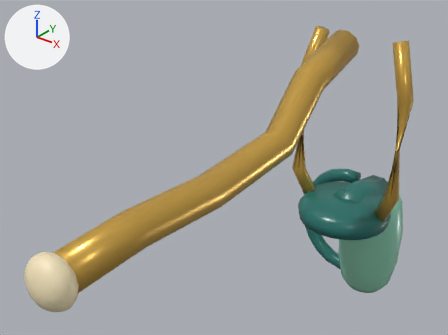
Two versions of the FBX model EvolutionShop/Assets/EvolutionShop/Resources/Art/RedesignKit/Siphon.fbx, one commit apart.
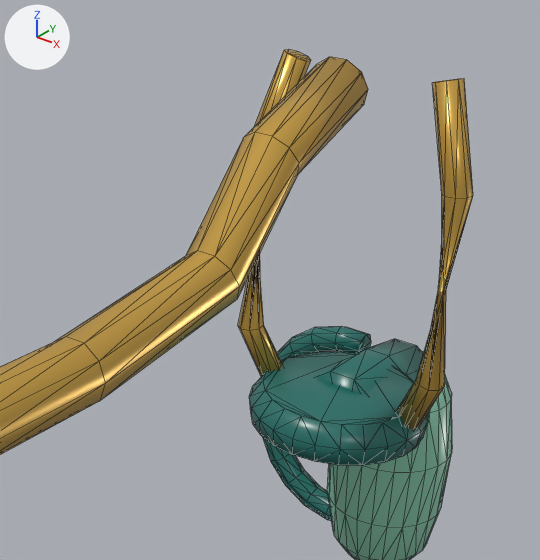
There are two pictures of each version: one whole from a 50 mm camera at (0.326, -0.688, 0.319) aimed at (-0.071, -0.192, 0.011), one close up on the part from 38% to 100% of the width and 0% to 86% of the height. Every picture has the same lights, and +X, +Y and +Z are marked at upper left. The last two pictures show the newer version. The close-ups show mesh edges as thin lines. Where no turn or scale is listed for an object, it has been applied to the vertices.

Names of what the first close-up shows: 'Siphon_Visual'.
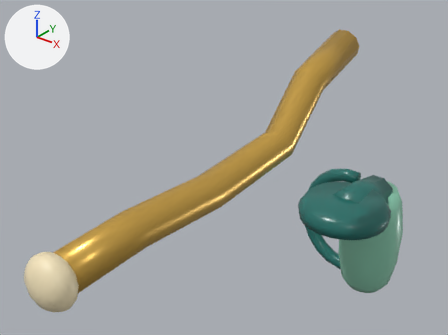
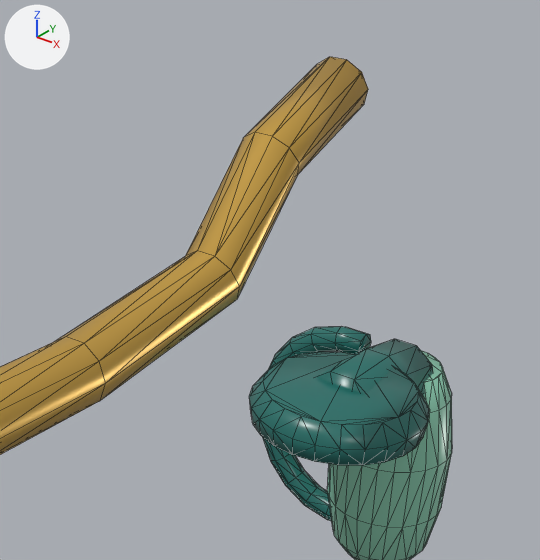
Commit message: Bind authored siphon supports to the upgraded reservoir

Pixel boxes (x1, y1, x2, y2) of what changed, in the close-ups (540 x 560 px):
```json
{"object": "Siphon_Visual", "change": "reshaped", "before": [0, 49, 473, 560], "after": [0, 57, 452, 560]}
{"part": 1, "of": "me_siphon_shaped_grip", "change": "deleted", "before": [397, 78, 473, 430], "on screen": "orange"}
{"part": 2, "of": "me_siphon_shaped_grip", "change": "deleted", "before": [238, 49, 311, 377], "on screen": "orange"}
```

Edits to the scene script, one JSON object a line:
```json
{"block": "me_siphon_shaped_grip", "where": "# used by ob_siphon_visual; location = (0.0, 0.0, 0.0)"}
{"op": "remove", "block": "me_siphon_shaped_grip", "code": "me_siphon_shaped_grip.from_pydata(...)  # 612 vertices, 1192 faces; spans x -0.111..0.077, y -0.495..0.116, z -0.265..0.155"}
{"op": "add", "block": "me_siphon_shaped_grip", "code": "me_siphon_shaped_grip.from_pydata(...)  # 548 vertices, 1072 faces; spans x -0.111..0.061, y -0.495..0.116, z -0.265..0.155"}
{"block": "me_siphon_shaped_grip", "change": "me_siphon_shaped_grip part 1: the loose piece of 32 vertices spanning x 0.042..0.077, y -0.044..-0.018, z -0.091..0.145 is deleted"}
{"block": "me_siphon_shaped_grip", "change": "me_siphon_shaped_grip part 2: the loose piece of 32 vertices spanning x -0.077..-0.042, y -0.044..-0.018, z -0.091..0.145 is deleted"}
```
